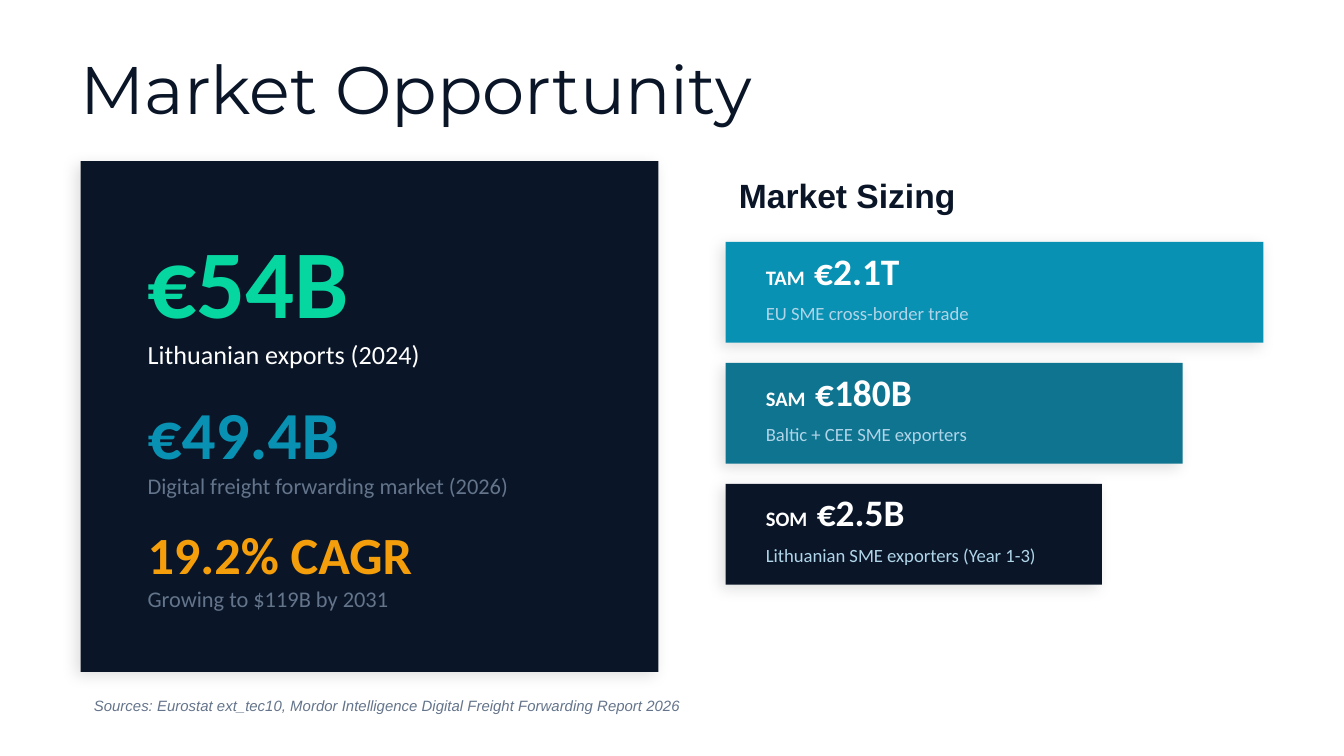
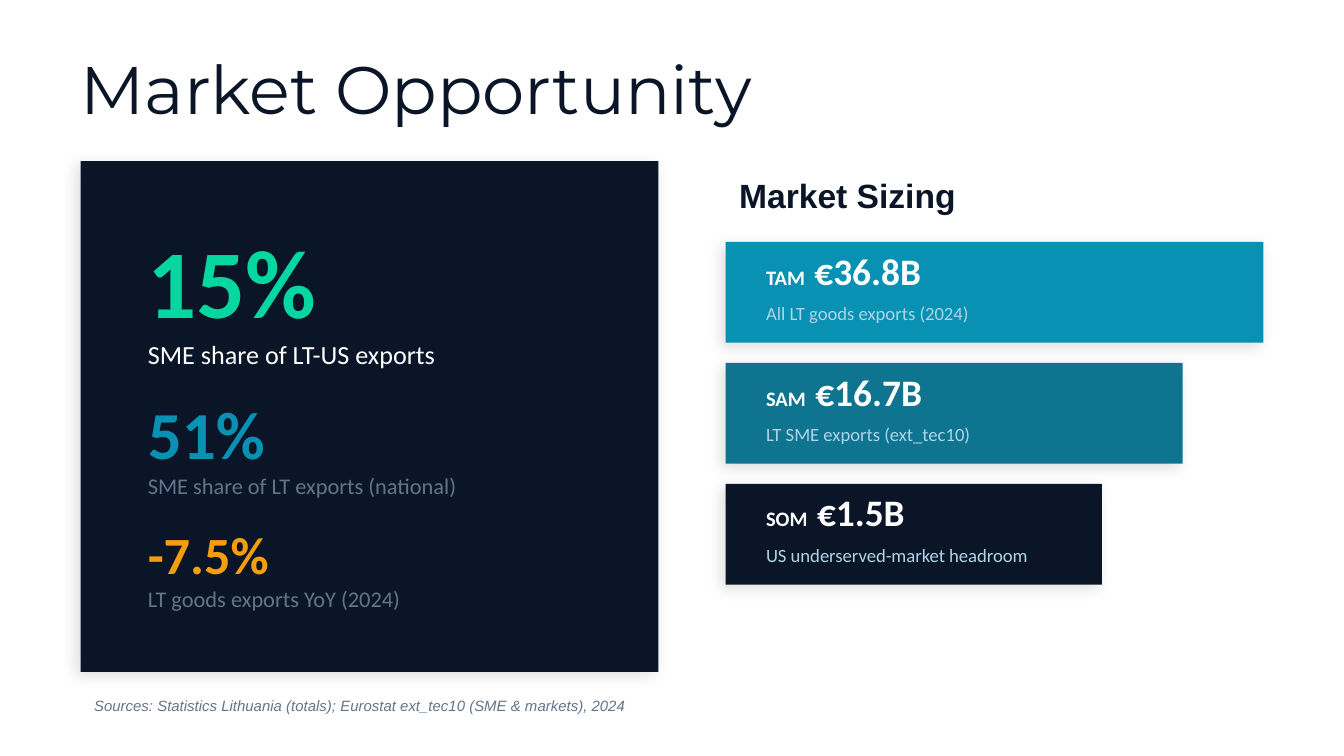
Before and after one commit to labutyteieva-jpg/xaas-capstone, a slide deck: slide 3 of docs/XaaS_Pitch_Deck.pptx. Drawn at 1344x756 pixels with LibreOffice and Linux fonts; fonts in the diff are those of the drawing. Boxes give left, top, right and bottom in pixels: in the first picture for what was removed or moved away, otherwise in the second. Text is boxed around its words. In the diff, an @@ line names an element or a change of style, - is before the commit and + after.

```diff
--- a/docs/XaaS_Pitch_Deck.pptx
+++ b/docs/XaaS_Pitch_Deck.pptx
@@ text at box(148, 251, 456, 575): text changed @@
-€54B
-Lithuanian exports (2024)
-€49.4B
-Digital freight forwarding market (2026)
-19.2% CAGR
-Growing to $119B by 2031
+15%
+SME share of LT-US exports
+51%
+SME share of LT exports (national)
+-7.5%
+LT goods exports YoY (2024)
@@ text at box(766, 259, 921, 286): text changed @@
-TAM €2.1T
+TAM €36.8B
@@ text at box(766, 306, 969, 323): text changed @@
-EU SME cross-border trade
+All LT goods exports (2024)
@@ text at box(766, 380, 922, 407): text changed @@
-SAM €180B
+SAM €16.7B
@@ text at box(766, 427, 970, 444): text changed @@
-Baltic + CEE SME exporters
+LT SME exports (ext_tec10)
@@ text at box(766, 501, 905, 527): text changed @@
-SOM €2.5B
+SOM €1.5B
@@ text at box(766, 549, 1027, 562): text changed @@
-Lithuanian SME exporters (Year 1-3)
+US underserved-market headroom
@@ text at box(94, 700, 625, 714): text changed @@
-Sources: Eurostat ext_tec10, Mordor Intelligence Digital Freight Forwarding Report 2026
+Sources: Statistics Lithuania (totals); Eurostat ext_tec10 (SME & markets), 2024
```
Also in this commit, not shown: 6 other slides changed, 2 other files.
